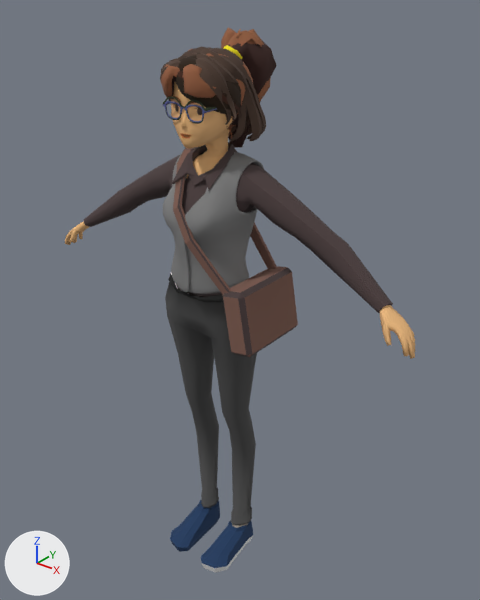
Two versions of the FBX model FindMe/Assets/Models/People/Characters/Kim.fbx, one commit apart.
Before and after are seen from a 50 mm lens placed at (1.368, -1.551, 2.087), pointed at (0.026, 0.127, 1.046). The lights are fixed; the arrows at lower left show +X, +Y and +Z. The older version comes first. Where no turn or scale is listed for an object, it has been applied to the vertices. Vertices at exactly the same position are counted once.

The first picture shows 'Bag', 'Glasses2016', 'Hair2', 'Hair2016', 'Hair3', 'Hair4', 'Hair_Long', 'Head', 'Pants 1', 'Shoes 1', 'Vest' and 1 more.
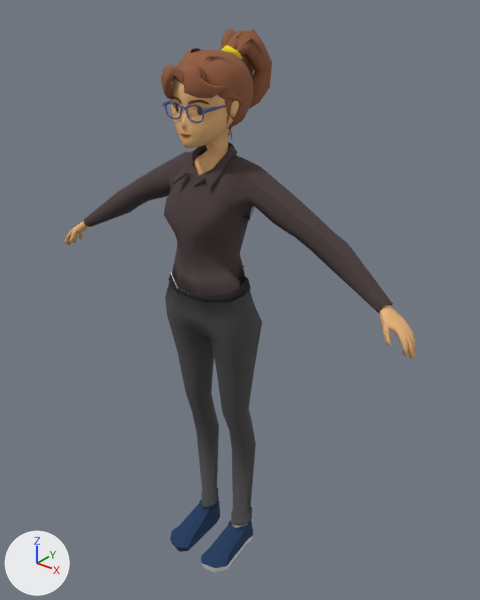
Diff of the bpy script that builds the scene:
```diff
--- a/FindMe/Assets/Models/People/Characters/Kim.fbx.py
+++ b/FindMe/Assets/Models/People/Characters/Kim.fbx.py
@@ me_cube_066 @@
 # used by ob_vest; location = (0.0, 0.0, 0.0)
-me_cube_066.from_pydata(...)  # 1046 vertices, 1004 faces; spans x -0.76..0.75, y -0.14..0.14, z 1.11..1.62
+me_cube_066.from_pydata(...)  # 478 vertices, 484 faces; spans x -0.76..0.75, y -0.13..0.14, z 1.09..1.62
+# me_cube_066 part 1: 5 vertices moved within x -0.13..0.07, y -0.06..0.1, z 1.5..1.59; 580 vertices removed from x -0.15..0.15, y -0.14..0.14, z 1.16..1.6; 12 vertices added at x -0.11..0.09, y -0.05..0.07, z 1.09..1.12
 me_cube_066.materials.append(mat_eyes)
@@ ob_hair2016 @@
-ob_hair2016 = bpy.data.objects.new('Hair2016', me_cube_004)
-ob_hair2016.location = (0.0, 0.0, 0.0)
@@ ob_glasses2016 @@
-ob_glasses2016 = bpy.data.objects.new('Glasses2016', me_circle_003)
-ob_glasses2016.location = (0.0, 0.0, 0.0)
@@ ob_hair3 @@
-ob_hair3 = bpy.data.objects.new('Hair3', me_cube_005)
-ob_hair3.location = (0.0, 0.0, 0.0)
@@ ob_bag @@
-ob_bag = bpy.data.objects.new('Bag', me_cube_009)
-ob_bag.location = (0.0, 0.0, 0.0)
@@ ob_hair_long @@
-ob_hair_long = bpy.data.objects.new('Hair_Long', me_nurbscurve_065)
-ob_hair_long.location = (0.0, 0.0, 0.14)
@@ ob_hair2 @@
-ob_hair2 = bpy.data.objects.new('Hair2', me_cube_003)
-ob_hair2.location = (0.0, 0.0, 0.0)
```

Where the change shows, as pixel boxes (x1, y1, x2, y2) in the pictures (480 x 600 px):
'Bag', deleted (brown)
    before: (173, 147, 298, 357)
'Hair_Long', deleted (brown)
    before: (160, 47, 266, 142)
'Hair3', deleted
    before: (169, 41, 277, 125)
'Hair2016', deleted
    before: (175, 53, 241, 116)
'Hair2', deleted (mostly hidden)
    before: (209, 48, 259, 147)
'Glasses2016', deleted
    before: (163, 97, 216, 124)
part 1 of me_cube_066, cut back
    before: (163, 144, 264, 294)
    after: (167, 144, 237, 198)
'Hair4', unchanged, uncovered by the edit
    before: (161, 27, 271, 138)
    after: (161, 27, 272, 140)
